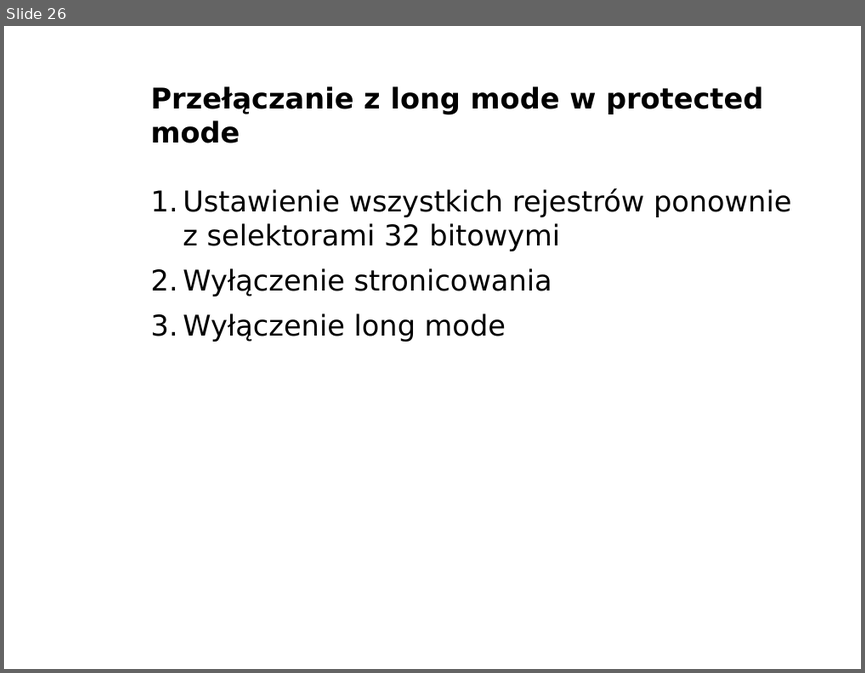
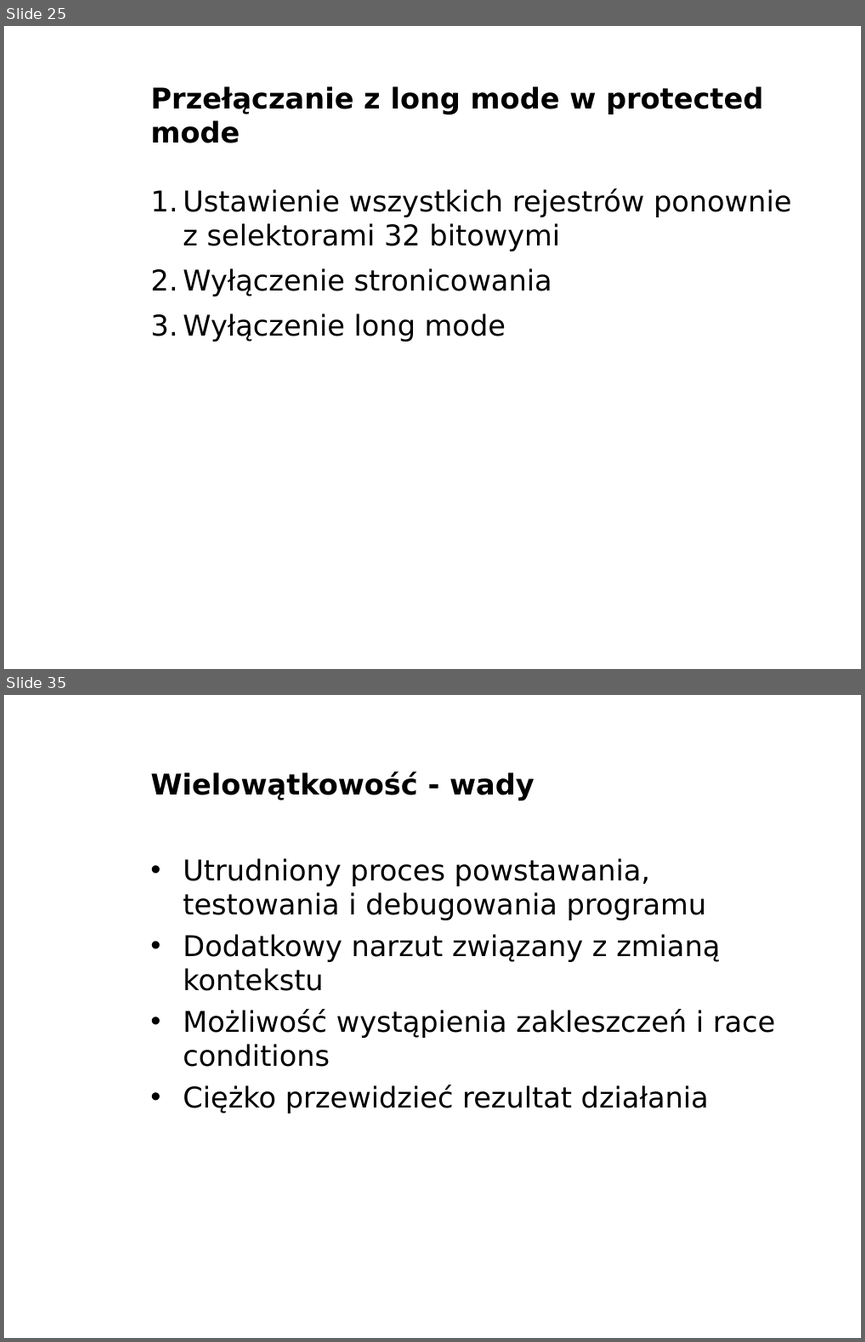
Before and after one commit to bercik/pn_prezentacja, a slide deck: robert/prezentacja.odp. Shown one above the other, each under a label of ours: slide 26 before the commit, slides 25 and 35 after it; the slides between them are not shown. The pictures are 865x673 and 865x1342 pixels, drawn with LibreOffice and Linux fonts; fonts in the diff are those of the drawing; background and template pictures are left out. Boxes give left, top, right and bottom in pixels: in the first picture for what was removed or moved away, otherwise in the second. Text is boxed around its words. In the diff, an @@ line names an element or a change of style, - is before the commit and + after.

```diff
--- a/robert/prezentacja.odp
+++ b/robert/prezentacja.odp
@@ slide 35 added at bbox=[4, 695, 861, 1338], background picture (left out) @@
@@ title added at bbox=[151, 771, 534, 801], 24 pt, text #000000, bold @@
+Wielowątkowość - wady
@@ text added at bbox=[182, 858, 776, 1113], 24 pt, text #000000 @@
+• Utrudniony proces powstawania, testowania i debugowania programu
+• Dodatkowy narzut związany z zmianą kontekstu
+• Możliwość wystąpienia zakleszczeń i race conditions
+• Ciężko przewidzieć rezultat działania
@@ text added at bbox=[720, 1315, 861, 1338], 11 pt, text #FFFFFF, bold @@
+www.agh.edu.pl
@@ what was slide 26 is now slide 25 @@
```
Also in this commit, not shown: 1 slide changed, 11 other slides added, 3 other files.
